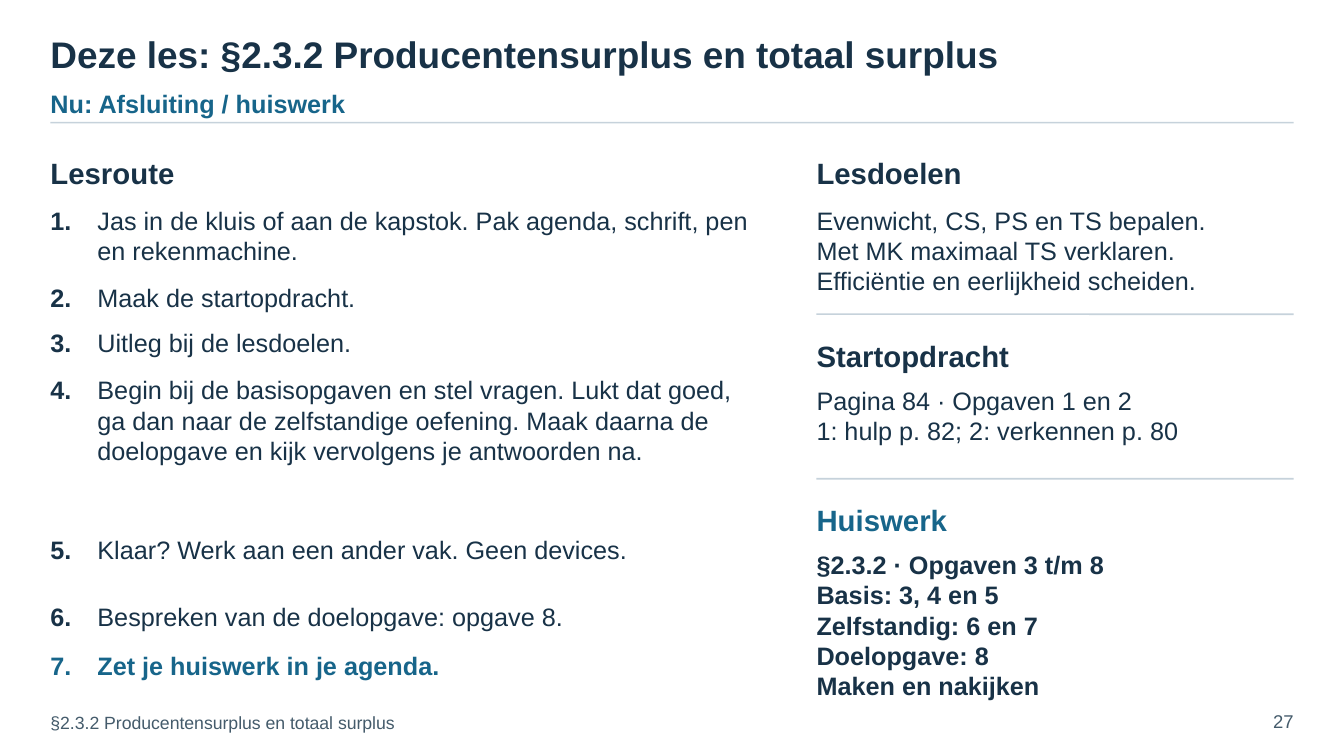
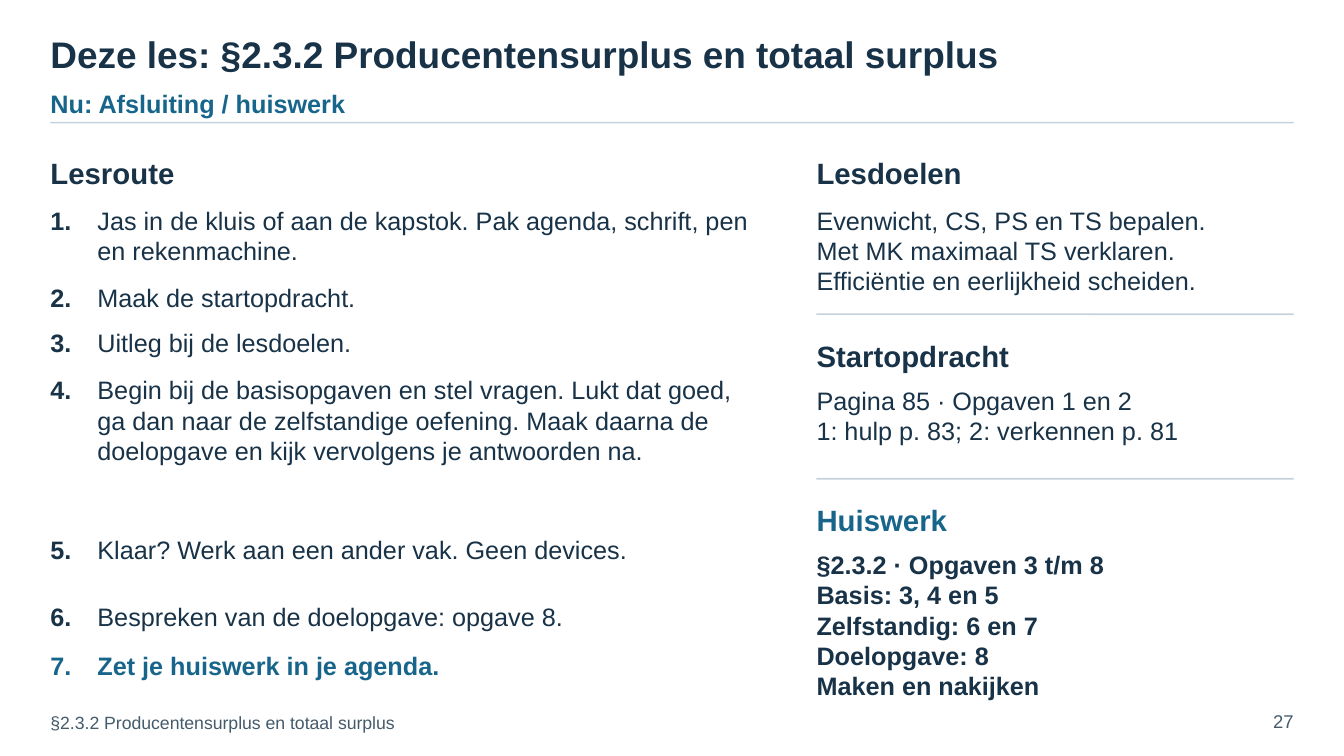
Before and after one commit to meijer1973/4veco-lessen, a slide deck: slide 27 of Boek 2 - Kosten, opbrengsten, elasticiteit en surplus/edities/chat-2026/bronnen/H3/paragrafen/2.3.2 Producentensurplus en totaal surplus/2.3.2 Producentensurplus en totaal surplus – presentatie.pptx. Drawn at 1344x756 pixels with LibreOffice and Linux fonts; fonts in the diff are those of the drawing. Boxes give left, top, right and bottom in pixels: in the first picture for what was removed or moved away, otherwise in the second. Text is boxed around its words. In the diff, an @@ line names an element or a change of style, - is before the commit and + after.

```diff
--- a/Boek 2 - Kosten, opbrengsten, elasticiteit en surplus/edities/chat-2026/bronnen/H3/paragrafen/2.3.2 Producentensurplus en totaal surplus/2.3.2 Producentensurplus en totaal surplus – presentatie.pptx
+++ b/Boek 2 - Kosten, opbrengsten, elasticiteit en surplus/edities/chat-2026/bronnen/H3/paragrafen/2.3.2 Producentensurplus en totaal surplus/2.3.2 Producentensurplus en totaal surplus – presentatie.pptx
@@ text at [817,391,1178,446]: text changed @@
-Pagina 84 · Opgaven 1 en 2
-1: hulp p. 82; 2: verkennen p. 80
+Pagina 85 · Opgaven 1 en 2
+1: hulp p. 83; 2: verkennen p. 81
```
Also in this commit, not shown: 14 other slides changed, 46 other files.
